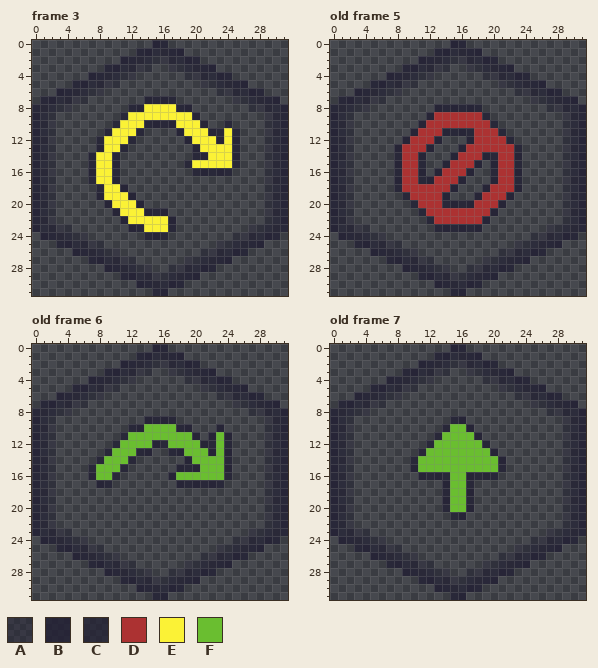
File history of a pixel-art file, assets/cricket_tiles_symbols.ase. Above: the version before the commit.
32x32 pixels, 8 frames. Shown: frame 3, old frame 5, old frame 6, old frame 7. The commit also changed other frames, which this record leaves out.
Palette (. is transparent): A #22203465  B #222034cf  C #222034ae  D #ac3232  E #fbf236  F #6abe30
After:
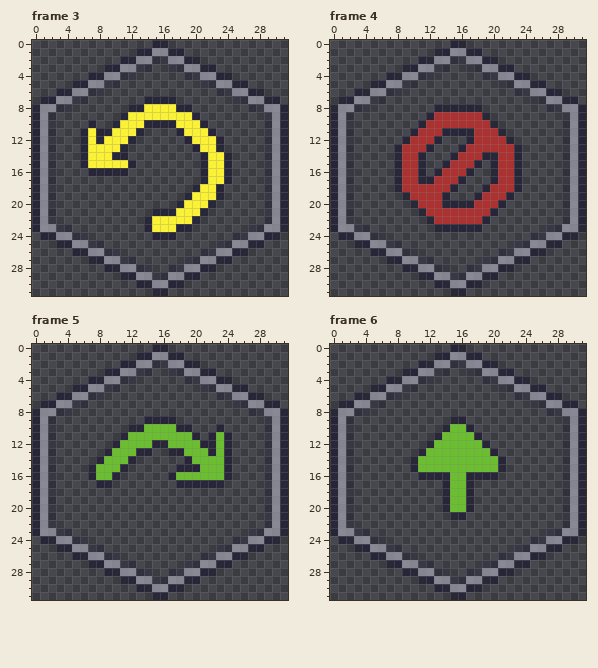
A new or re-ordered frame is compared with the old frame closest to it.
Author's note on the commit: Created cricket tilemap
Changes in this commit:
frames re-ordered
colour C: #222034ae -> #a8a6b6ae
Changed rows in their new state; - is a pixel that keeps its letter.
Frame 3, layer "Symbol":
first column x 6:
10 -B----------------.-
11 BEB--------------...
12 BE----------------..
13 BEE--------------B..
14 BE---B--------.---B.
15 BE--EEB------..B--B.
16 --BB-B--------.-EE--
17 -....----------BEEB-
18 --....--------BEEB--
19 --.....------BEEEB--
20 ---.....----BEEEB---
21 ----.....--BEEEB----
22 -----...B--EEEB-----
23 ------..B--EBB------
24 --------.--B--------
Boxes around the changes in both pictures, in picture pixels (x1, y1, x2, y2):
changed: (40, 48, 280, 288)
changed: (338, 48, 578, 288)
changed: (40, 352, 280, 592)
changed: (338, 352, 578, 592)
